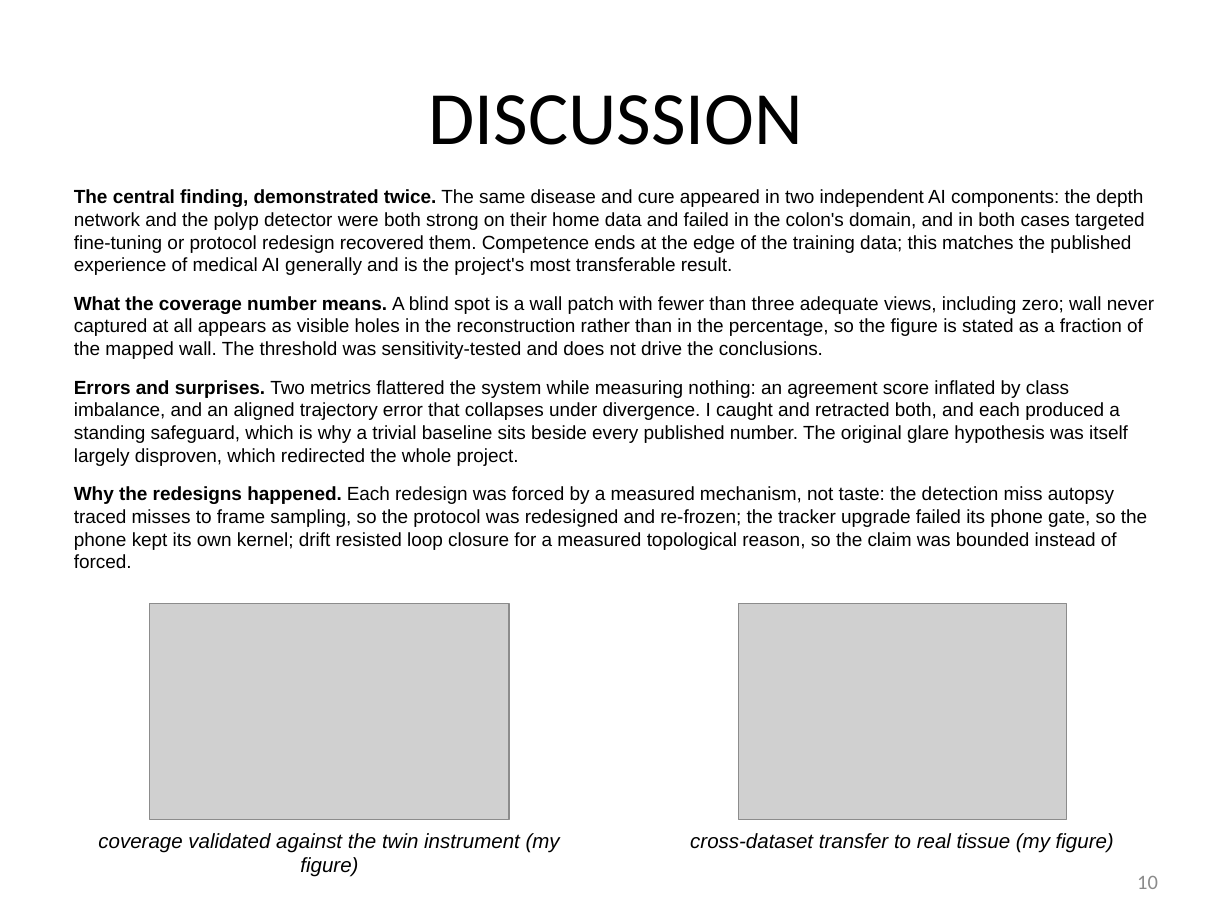
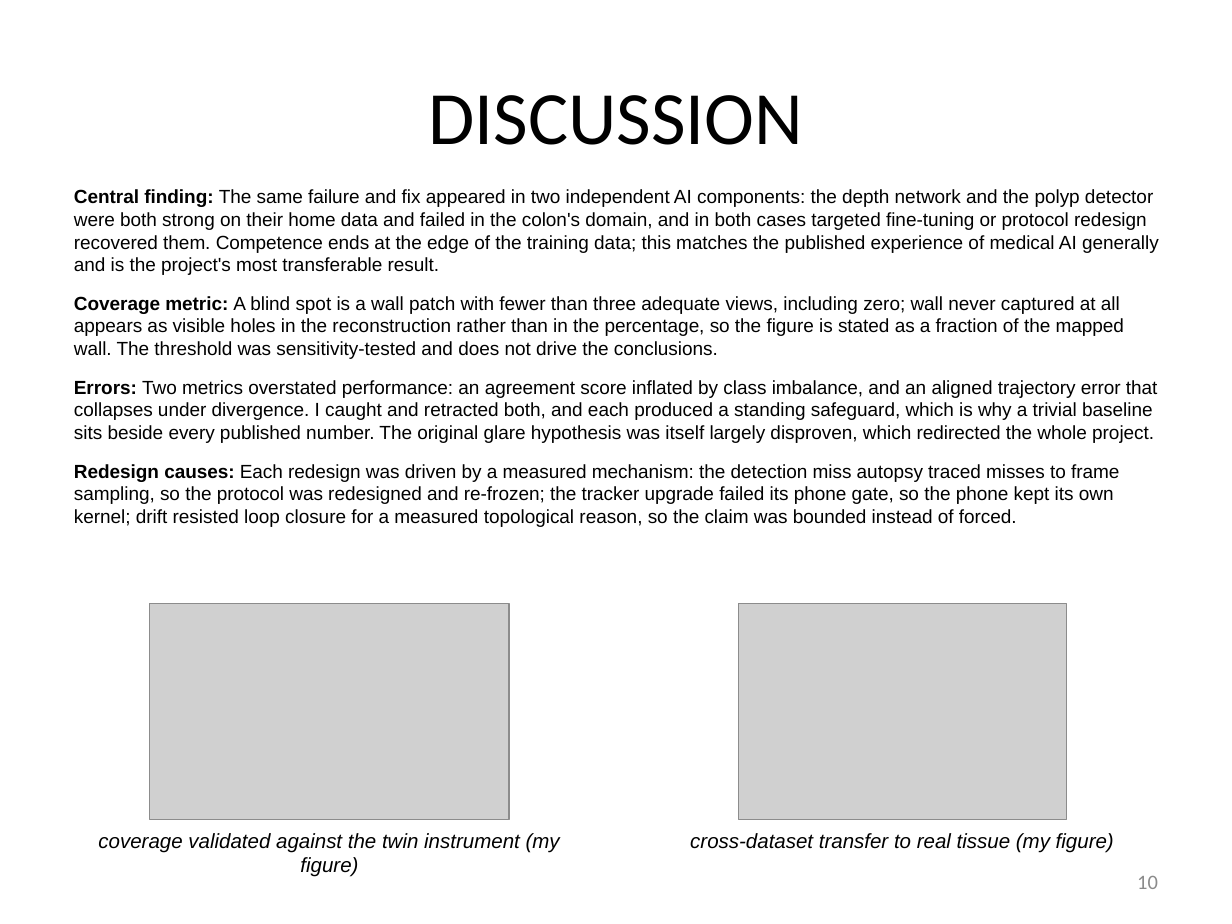
Before and after one commit to bluMoonx/EndoscopicMonocularSLAM, a slide deck: slide 10 of presentation/Argus_GSDSEF_2027_Digital_Presentation.pptx. Drawn at 1232x924 pixels with LibreOffice and Linux fonts; fonts in the diff are those of the drawing; grey boxes stand for pictures. Boxes give left, top, right and bottom in pixels: in the first picture for what was removed or moved away, otherwise in the second. Text is boxed around its words. In the diff, an @@ line names an element or a change of style, - is before the commit and + after.

Commit message:
Deck tone: plain report labels, no rhetorical phrasing
Bold lead-ins are now short labels with colons (Problem, Background,
Goal, Origin, Research question, Datasets, Hardware, Software,
Repository, Validation, Pre-registration, Iterations, Rejected
designs, Audits, Negatives, Central finding, Coverage metric, Errors,
Redesign causes, Answer, Comparison, Limitations). Flourish phrases
removed throughout the body text. Validation passes; all slides
re-rendered.

```diff
--- a/presentation/Argus_GSDSEF_2027_Digital_Presentation.pptx
+++ b/presentation/Argus_GSDSEF_2027_Digital_Presentation.pptx
@@ text at [74, 189, 1159, 527]: text changed @@
-The central finding, demonstrated twice. The same disease and cure appeared in two independent AI components: the depth network and the polyp detector were both strong on their home data and failed in the colon's domain, and in both cases targeted fine-tuning or protocol redesign recovered them. Competence ends at the edge of the training data; this matches the published experience of medical AI generally and is the project's most transferable result.
-What the coverage number means. A blind spot is a wall patch with fewer than three adequate views, including zero; wall never captured at all appears as visible holes in the reconstruction rather than in the percentage, so the figure is stated as a fraction of the mapped wall. The threshold was sensitivity-tested and does not drive the conclusions.
-Errors and surprises. Two metrics flattered the system while measuring nothing: an agreement score inflated by class imbalance, and an aligned trajectory error that collapses under divergence. I caught and retracted both, and each produced a standing safeguard, which is why a trivial baseline sits beside every published number. The original glare hypothesis was itself largely disproven, which redirected the whole project.
-Why the redesigns happened. Each redesign was forced by a measured mechanism, not taste: the detection miss autopsy traced misses to frame sampling, so the protocol was redesigned and re-frozen; the tracker upgrade failed its phone gate, so the phone kept its own kernel; drift resisted loop closure for a measured topological reason, so the claim was bounded instead of forced.
+Central finding: The same failure and fix appeared in two independent AI components: the depth network and the polyp detector were both strong on their home data and failed in the colon's domain, and in both cases targeted fine-tuning or protocol redesign recovered them. Competence ends at the edge of the training data; this matches the published experience of medical AI generally and is the project's most transferable result.
+Coverage metric: A blind spot is a wall patch with fewer than three adequate views, including zero; wall never captured at all appears as visible holes in the reconstruction rather than in the percentage, so the figure is stated as a fraction of the mapped wall. The threshold was sensitivity-tested and does not drive the conclusions.
+Errors: Two metrics overstated performance: an agreement score inflated by class imbalance, and an aligned trajectory error that collapses under divergence. I caught and retracted both, and each produced a standing safeguard, which is why a trivial baseline sits beside every published number. The original glare hypothesis was itself largely disproven, which redirected the whole project.
+Redesign causes: Each redesign was driven by a measured mechanism: the detection miss autopsy traced misses to frame sampling, so the protocol was redesigned and re-frozen; the tracker upgrade failed its phone gate, so the phone kept its own kernel; drift resisted loop closure for a measured topological reason, so the claim was bounded instead of forced.
```
Also in this commit, not shown: 6 other slides changed, 1 other file.
